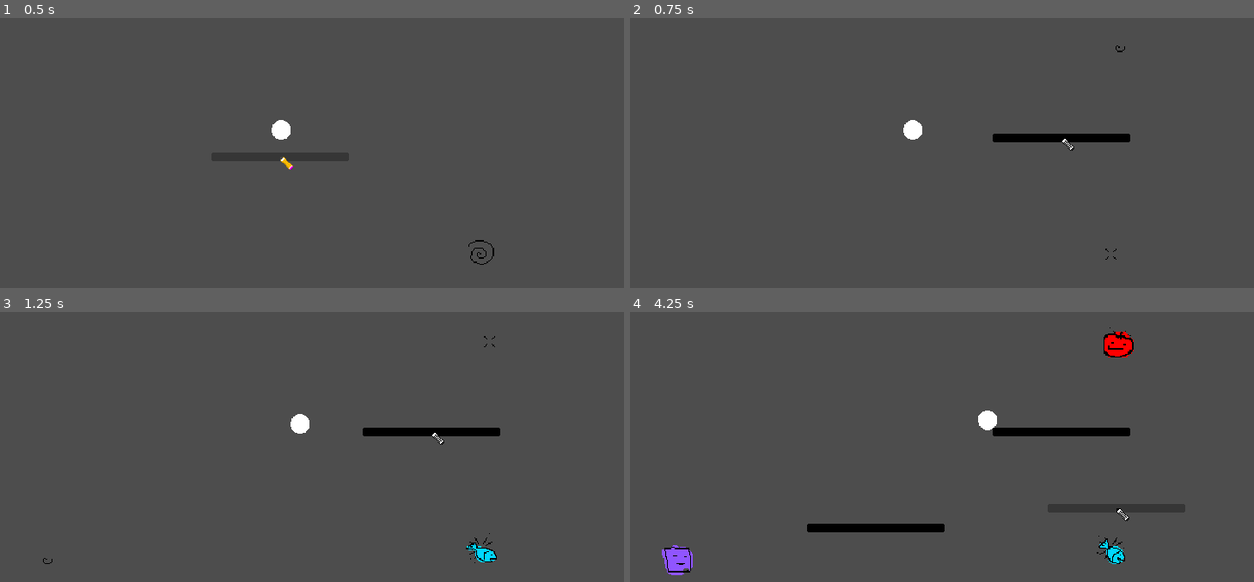
Above: before the commit, frames 1-4 (two rows, left to right).
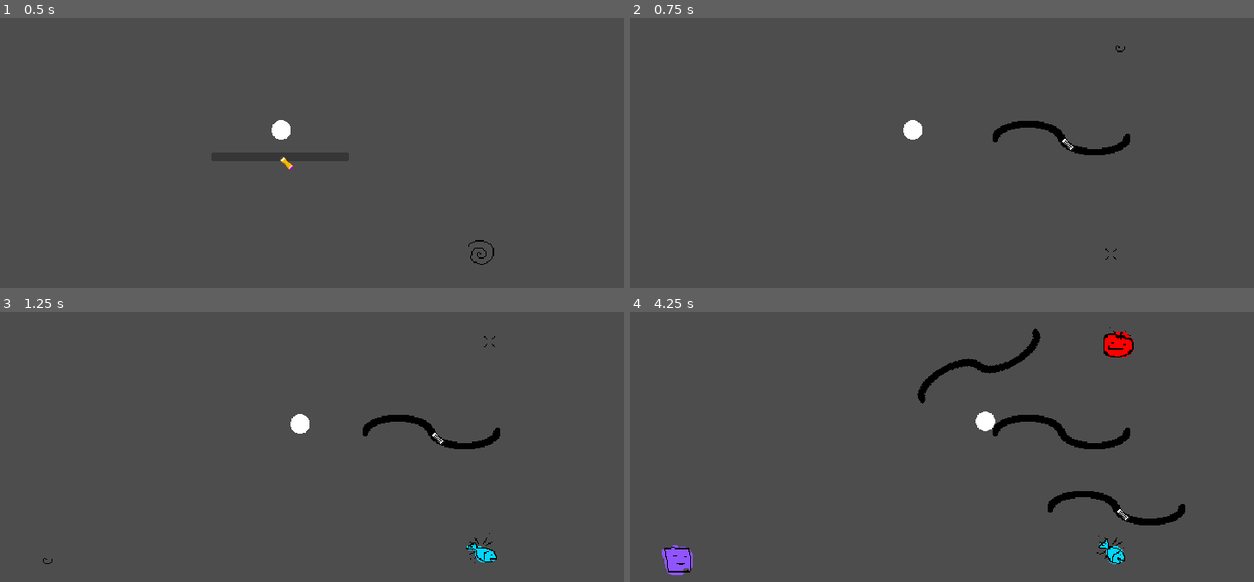
Above: after the commit, the same moments.

Repository: Silver-Ink/GameJamAirConditionner
Game: Godot game, scene res://Game.tscn
Two runs of this game, one before a commit and one after it. Both use one fixed random seed, a clock stepped at 60 frames per second and the inputs below.
Inputs (mouse positions are in pixels of both pictures, inside the frame that each line leads up to):
- Up to frame 1 (0.5 s): no input
- Up to frame 2 (0.75 s): tap Enter (ui_accept) at 0.5 s; move the mouse to (1060, 136) at 0.52 s; hold Right (ui_right) from 0.53 s (still down); right-click (1060, 136) at 0.6 s; click (1060, 136) at 0.67 s
- Up to frame 3 (1.25 s): keep holding Right (ui_right); tap Enter (ui_accept) at 0.77 s
- Up to frame 4 (4.25 s): move the mouse to (773, 471) at 1.27 s; click (773, 471) at 1.35 s; tap Enter (ui_accept) at 1.52, 3.02, 3.77 s; right-click (773, 471) at 1.55 s; move the mouse to (979, 366) at 2.02 s; release Right (ui_right) at 2.03 s; hold Left (ui_left) 2.03-2.78 s; tap Mouse wheel up (rotate_wall_left) at 2.1 s; click (979, 366) at 2.17 s; right-click (979, 366) at 2.3 s; move the mouse to (873, 528) at 2.77 s; hold Right (ui_right) from 2.78 s (still down); tap Mouse wheel down (rotate_wall_right) at 2.85 s; click (873, 528) at 2.92 s; right-click (873, 528) at 3.05 s; move the mouse to (1116, 509) at 3.52 s; right-click (1116, 509) at 3.6 s; click (1116, 509) at 3.67 s

Frame 1 is identical in both runs. In frame 2, 1.1% of the frame differs, in the area x 58-81%, y 38-51%; in frame 3, 1.1%; in frame 4, 3.2%, in the area x 28-89%, y 6-82%.

Commit message:
feat: Add wall type switch functionality

Diff:
--- /dev/null
+++ b/!global_enum.gd
@@ -0,0 +1,9 @@
+extends Node
+
+enum WallType {
+	DIRAC,
+	STRAIGHT,
+	TILDE,
+	U,
+	WIDE_U
+}
--- a/item.gd
+++ b/item.gd
@@ -26,7 +26,8 @@
 	ItemType.HEART: ["heart-beat", "sparkles", "chime-sparkles"],
 	ItemType.BLOB: ["dégueu", "dégueu2", "crunchy-bite", "dead", "bo-womp"],
 	ItemType.SONIC: ["sonic-spring", "jump", "bongo-feet", "uiou"],
-	ItemType.SQUARE: ["wopi", "dead", "cartoon_sound_effect", "metal-pipe", "ou", "fart"]
+	ItemType.SQUARE: ["wopi", "dead", "cartoon_sound_effect", "metal-pipe", "ou", "fart"],
+	ItemType.TRASH: ["fish"] # TEMPTEMPTEMP
 }
 
 # Called when the node enters the scene tree for the first time.
--- a/project.godot
+++ b/project.godot
@@ -15,6 +15,10 @@
 config/features=PackedStringArray("4.3", "GL Compatibility")
 config/icon="res://icon.svg"
 
+[autoload]
+
+GE="*res://!global_enum.gd"
+
 [display]
 
 window/size/viewport_width=1280
@@ -30,6 +34,11 @@
 place_wall={
 "deadzone": 0.5,
 "events": [Object(InputEventMouseButton,"resource_local_to_scene":false,"resource_name":"","device":-1,"window_id":0,"a …(253 unchanged characters)…
+]
+}
+switch_wall_type={
+"deadzone": 0.5,
+"events": [Object(InputEventMouseButton,"resource_local_to_scene":false,"resource_name":"","device":-1,"window_id":0,"alt_pressed":false,"shift_pressed":false,"ctrl_pressed":false,"meta_pressed":false,"button_mask":0,"position":Vector2(0, 0),"global_position":Vector2(0, 0),"factor":1.0,"button_index":2,"canceled":false,"pressed":false,"double_click":false,"script":null)
 ]
 }
 rotate_wall_left={
--- a/wall.gd
+++ b/wall.gd
@@ -8,6 +8,7 @@
 var _nb_bodies_on_preview_shape : int = 0
 
 signal wall_placeable_status ( placeable : bool )
+
 
 func _ready() -> void:
 	_wall_sprite = get_node("Sprite2D")
--- a/wall_placer.gd
+++ b/wall_placer.gd
@@ -2,7 +2,7 @@
 
 const _wall_rotation_possible_positions := 12
 const _wall_life_time := 10
-const _wall_place_cooldown := 2
+const _wall_place_cooldown := 1
 
 const soundbank = [
 	"scratch1",
@@ -17,11 +17,14 @@
 var _can_place_wall : bool = true
 var _is_place_in_cooldown : bool = false
 
+var _current_wall_type := GE.WallType.STRAIGHT
+
 var SC_wall_straight := preload("res://WallStraight.tscn")
 var SC_wall_dirac := preload("res://WallDirac.tscn")
 var SC_wall_tilde := preload("res://WallTilde.tscn")
 var SC_wall_u := preload("res://WallU.tscn")
 var SC_wall_wide_u := preload("res://WallWideU.tscn")
+var SC_new_wall : PackedScene
 
 var SC_cursor := preload("res://Cursor.tscn")
 
@@ -36,10 +39,11 @@
 	_cursor = SC_cursor.instantiate()
 	add_child(_cursor)
 
-	_preview_wall = SC_wall_straight.instantiate()
-	add_child(_preview_wall)
-	_preview_wall.set_to_preview_mode()
-	_preview_wall.wall_placeable_status.connect(_handle_wall_placeable)
+	_change_wall_type(GE.WallType.STRAIGHT)
+	#_preview_wall = SC_wall_straight.instantiate()
+	#add_child(_preview_wall)
+	#_preview_wall.set_to_preview_mode()
+	#_preview_wall.wall_placeable_status.connect(_handle_wall_placeable)
 
 	_wall_container = get_node("WallContainer")
 
@@ -68,12 +72,16 @@
 	if (rotate_preview_direction):
 		_preview_wall.rotation += rotate_preview_direction * ((2*PI) / _wall_rotation_possible_positions)
 
+	# Handling input: wall type switch
+	if (Input.is_action_just_pressed("switch_wall_type")):
+		_change_wall_type(GE.WallType.TILDE)
+
 func _place_wall():
 	if ((not _can_place_wall) or _is_place_in_cooldown):
 		return
 
 	# Create wall instance
-	var new_wall := SC_wall_straight.instantiate()
+	var new_wall := SC_new_wall.instantiate()
 	new_wall.position = _preview_wall.position
 	new_wall.rotation = _preview_wall.rotation
 	new_wall.get_node("RigidBody2D/Area2D/PreviewCollision").set_deferred("disabled", true)
@@ -111,3 +119,37 @@
 		_cursor.set_to_dead()
 	else:
 		_handle_wall_placeable(_can_place_wall) # If there's no cooldown, check if there's impossible placement
+
+func _change_wall_type(type : GE.WallType):
+	if (_preview_wall and type == _current_wall_type):
+		return # Don't recreate if it's the same wall type
+
+	# Getting correct wall scene
+	match type:
+		GE.WallType.DIRAC:
+			SC_new_wall = SC_wall_dirac
+		GE.WallType.STRAIGHT:
+			SC_new_wall = SC_wall_straight
+		GE.WallType.TILDE:
+			SC_new_wall = SC_wall_tilde
+		GE.WallType.U:
+			SC_new_wall = SC_wall_u
+		GE.WallType.WIDE_U:
+			SC_new_wall = SC_wall_wide_u
+
+	var preview_rotation := 0.0
+
+	if (_preview_wall):
+		# Conserving preview rotation
+		preview_rotation = _preview_wall.rotation
+
+		_preview_wall.queue_free()
+
+	_current_wall_type = type
+
+	# Creating new preview wall
+	_preview_wall = SC_new_wall.instantiate()
+	_preview_wall.rotation = preview_rotation
+	add_child(_preview_wall)
+	_preview_wall.set_to_preview_mode()
+	_preview_wall.wall_placeable_status.connect(_handle_wall_placeable)
Not shown: 1 places in SurvivingPlayer.tscn that only renumber resources
Not shown: 1 places in WallStraight.tscn that only renumber resources
